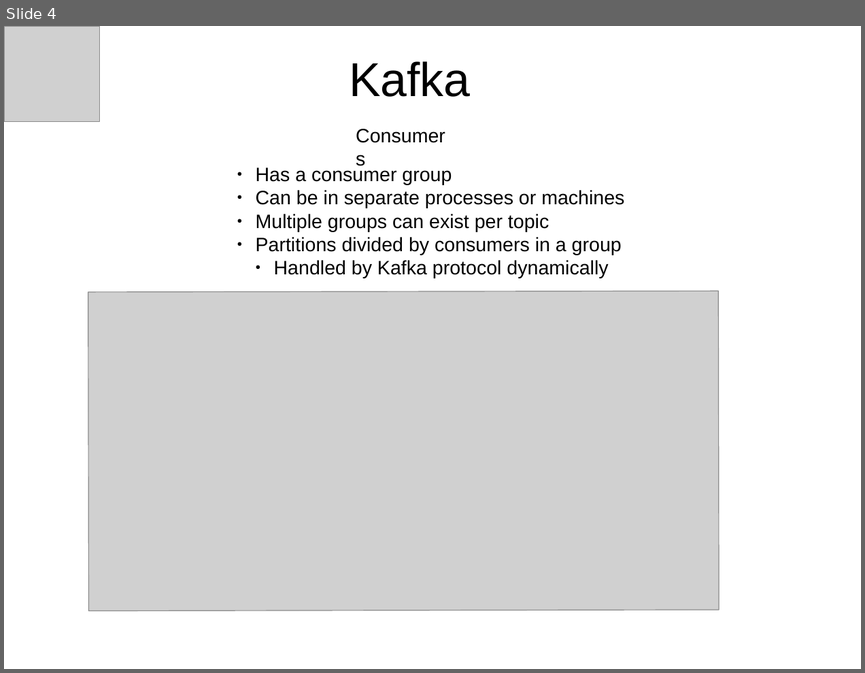
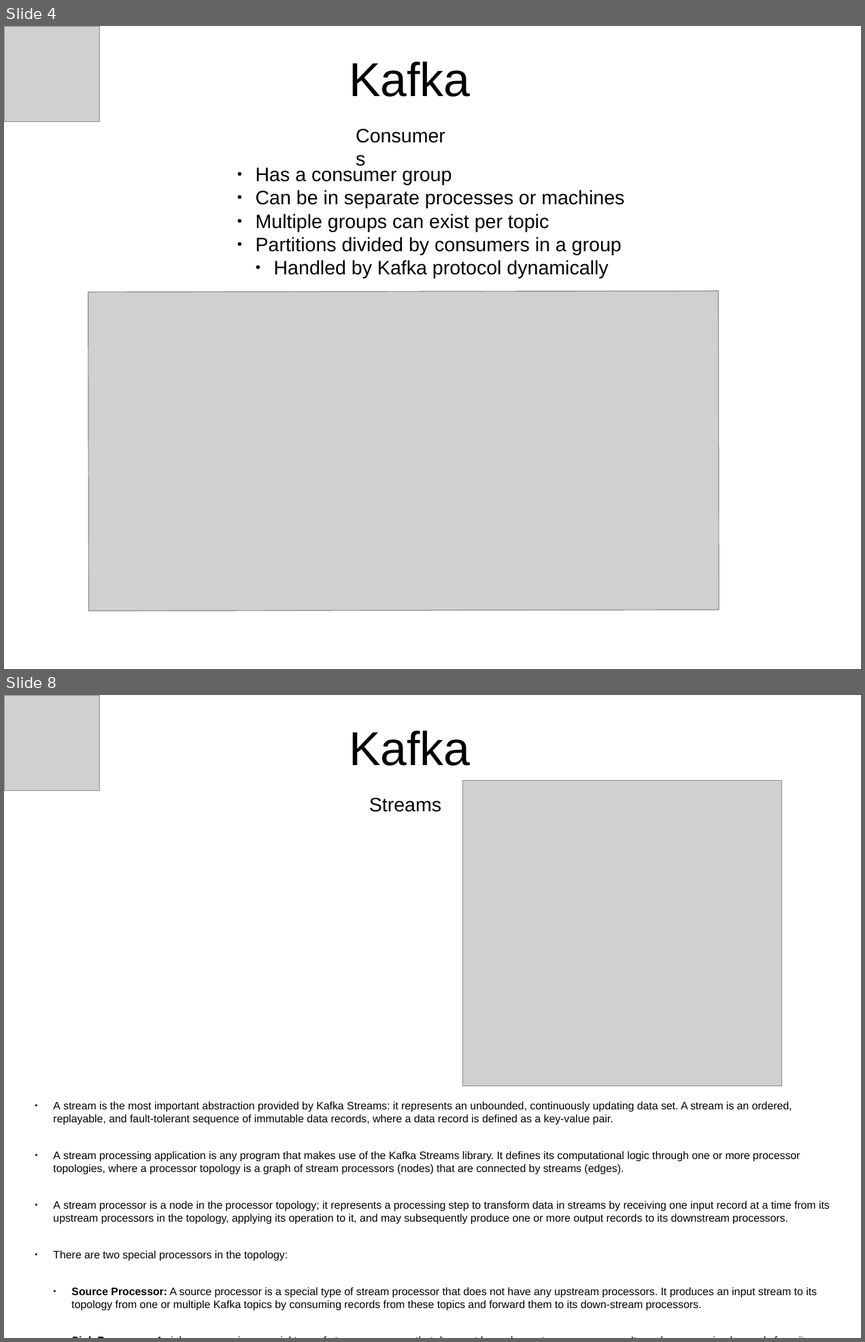
Before and after one commit to mmaia/kafka-simple-demo, a slide deck: kafka-quick-ref.odp. Shown one above the other, each under a label of ours: slide 4 before the commit, slides 4 and 8 after it; the slides between them are not shown. The pictures are 865x673 and 865x1342 pixels, drawn with LibreOffice and Linux fonts; fonts in the diff are those of the drawing; grey boxes stand for pictures. Boxes give left, top, right and bottom in pixels: in the first picture for what was removed or moved away, otherwise in the second. Text is boxed around its words. In the diff, an @@ line names an element or a change of style, - is before the commit and + after.

Commit message:
WIP: working on kafka presentation

```diff
--- a/kafka-quick-ref.odp
+++ b/kafka-quick-ref.odp
@@ slide 8 added at (x1=4, y1=695, x2=861, y2=1338), background #FFFFFF @@
@@ picture added at (x1=4, y1=695, x2=100, y2=791) @@
@@ text added at (x1=349, y1=730, x2=470, y2=766), 44 pt, text #000000 @@
+Kafka
@@ picture added at (x1=463, y1=781, x2=783, y2=1086) @@
@@ text added at (x1=369, y1=798, x2=441, y2=812), 18 pt, text #000000 @@
+Streams
@@ text added at (x1=53, y1=1101, x2=830, y2=1310), 10 pt, text #000000 @@
+● A stream is the most important abstraction provided by Kafka Streams: it represents an unbounded, continuously updating data set. A stream is an ordered, replayable, and fault-tolerant sequence of immutable data records, where a data record is defined as a key-value pair.
+● A stream processing application is any program that makes use of the Kafka Streams library. It defines its computational logic through one or more processor topologies, where a processor topology is a graph of stream processors (nodes) that are connected by streams (edges).
+● A stream processor is a node in the processor topology; it represents a processing step to transform data in streams by receiving one input record at a time from its upstream processors in the topology, applying its operation to it, and may subsequently produce one or more output records to its downstream processors.
+● There are two special processors in the topology:
+  ● Source Processor: A source processor is a special type of stream processor that does not have any upstream processors. It produces an input stream to its topology from one or multiple Kafka topics by consuming records from these topics and forward them to its down-stream processors.
+  ● Sink Processor: A sink processor is a special type of stream processor that does not have down-stream processors. It sends any received records from its up-stream processors to a specified Kafka topic.
```
Also in this commit, not shown: 1 slide changed, 5 other slides added.
